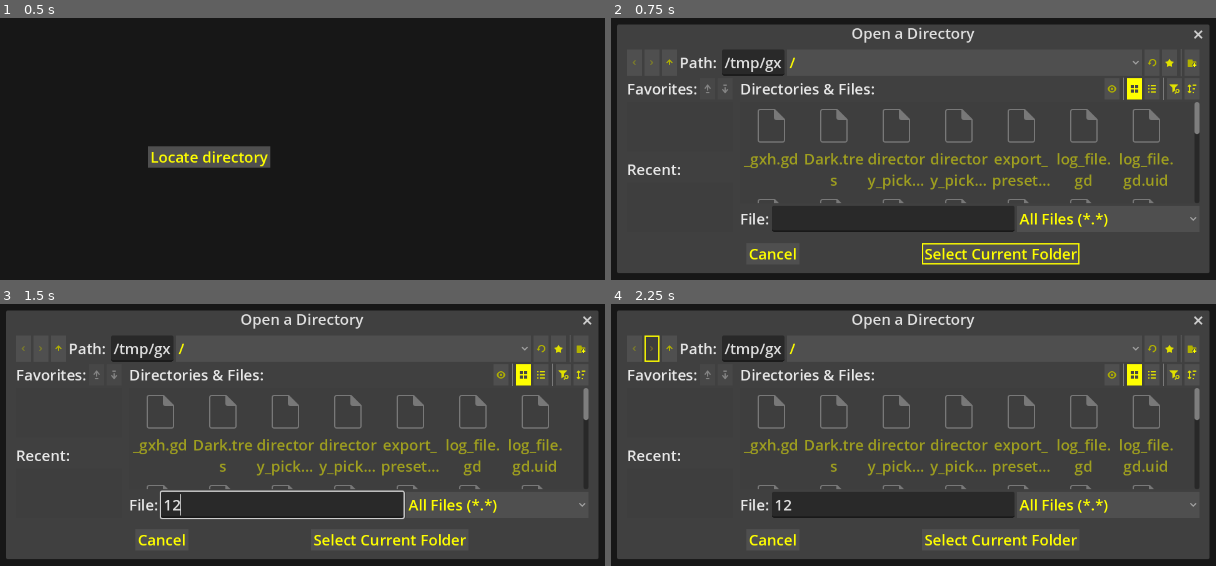
Above: before the commit, frames 1-4 (two rows, left to right).
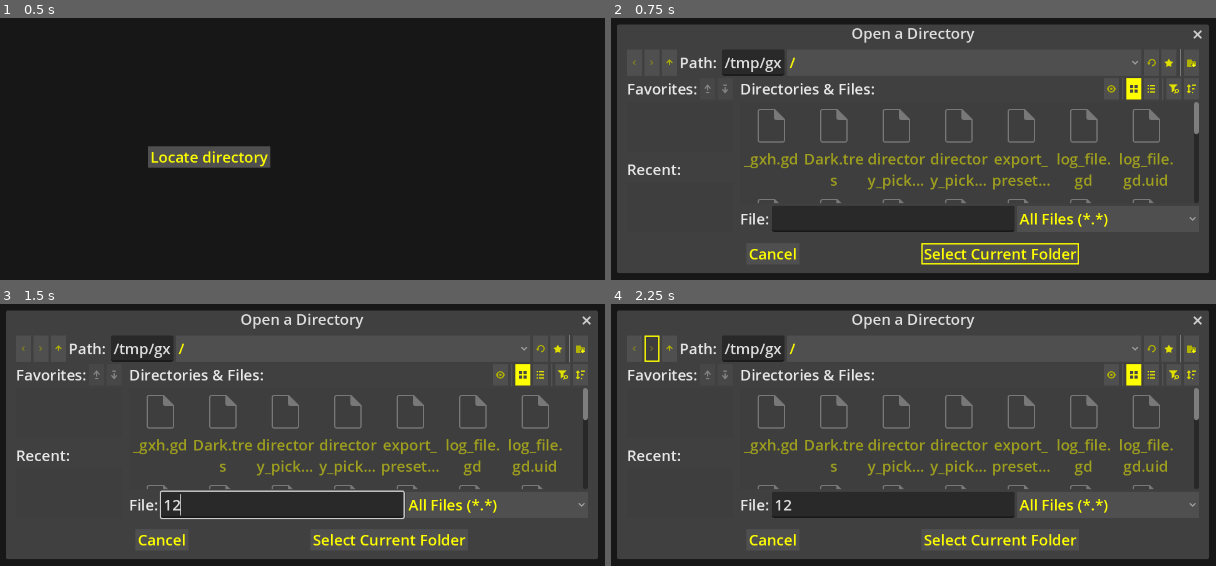
Above: after the commit, the same moments.

Repository: l1chorpe/cyberpunk-log-viewer
Game: Godot game, scene res://MainWindow.tscn
Same seed, same stepped clock (60 frames per second), same inputs: the game is played once before the commit and once after it.
Inputs (mouse positions are in pixels of both pictures, inside the frame that each line leads up to):
- Up to frame 1 (0.5 s): no input
- Up to frame 2 (0.75 s): click "Locate directory" at 0.5 s
- Up to frame 3 (1.5 s): click (284, 505) at 1.27 s; type "12" at 1.35 s
- Up to frame 4 (2.25 s): click (653, 348) at 2 s

Frame 1 is identical in both runs. In frame 2, 0.7% of the frame differs, in the area x 51-98%, y 4-95%; in frame 3, 0.7%; in frame 4, 0.7%.

Commit message:
chore: incremented version number

Diff:
--- a/project.godot
+++ b/project.godot
@@ -11,7 +11,7 @@
 [application]
 
 config/name="Cyberpunk Log Viewer"
-config/version="1.0.1"
+config/version="1.1.0"
 run/main_scene="uid://cfvspu3407n0m"
 config/features=PackedStringArray("4.5", "Forward Plus")
 boot_splash/bg_color=Color(0.09019608, 0.09019608, 0.09019608, 1)
